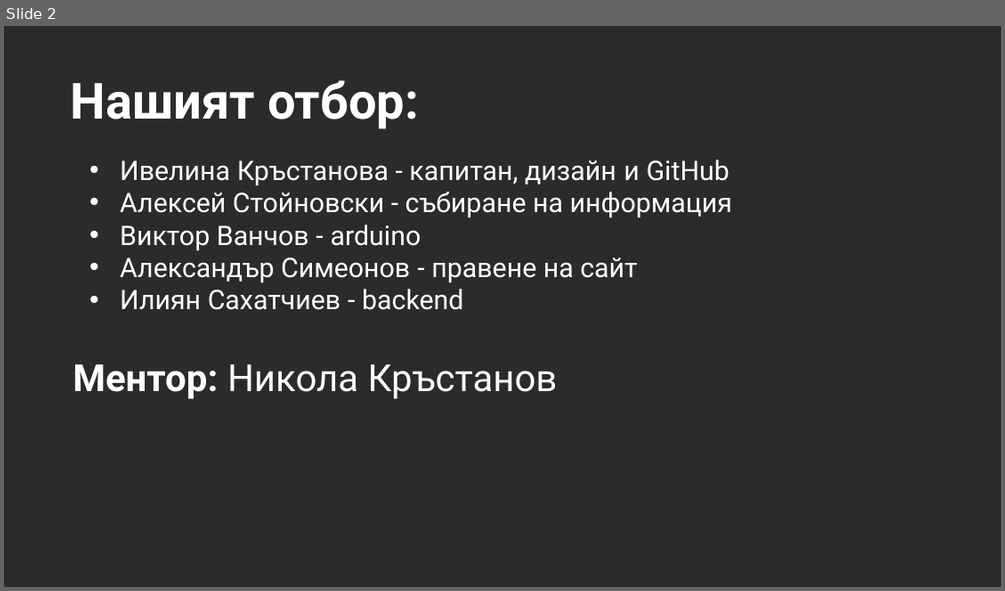
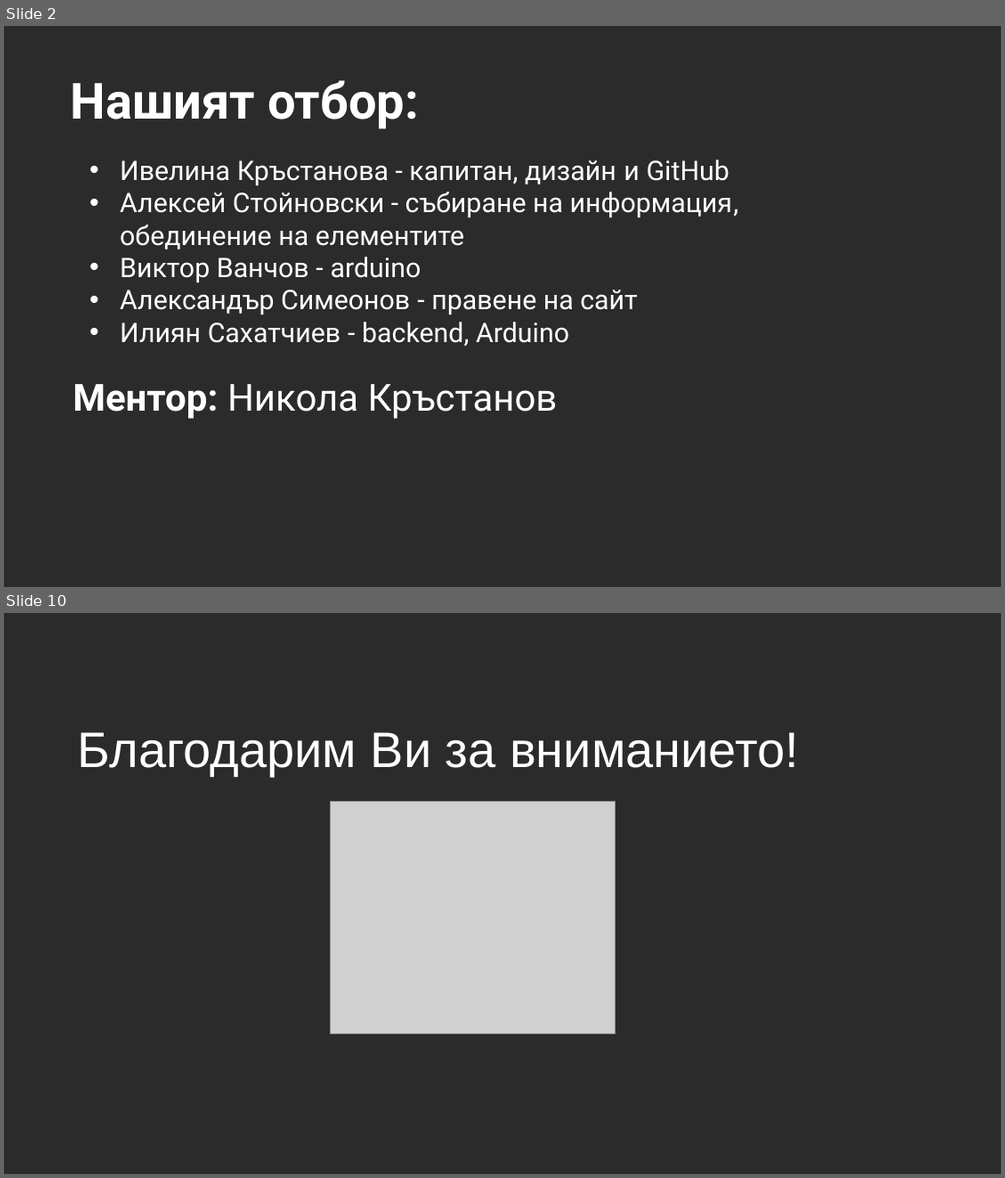
Before and after one commit to VicRattlehead502/Medicine-Man, a slide deck: Prezentaciq.pptx. Shown one above the other, each under a label of ours: slide 2 before the commit, slides 2 and 10 after it; the slides between them are not shown. The pictures are 1005x591 and 1005x1178 pixels, drawn with LibreOffice and Linux fonts; fonts in the diff are those of the drawing; grey boxes stand for pictures; background and template pictures are left out; a plain dark background stands for a picture behind light text. Boxes give left, top, right and bottom in pixels: in the first picture for what was removed or moved away, otherwise in the second. Text is boxed around its words. In the diff, an @@ line names an element or a change of style, - is before the commit and + after.

```diff
--- a/Prezentaciq.pptx
+++ b/Prezentaciq.pptx
@@ slide 10 added at box(4, 613, 1001, 1174), background picture (left out) @@
@@ text added at box(78, 732, 799, 776), 48 pt, text #FFFFFF @@
+Благодарим Ви за вниманието!
@@ picture added at box(330, 802, 615, 1033) @@
@@ slide 2 changed as well @@
@@ text at box(120, 192, 739, 249): text changed @@
-• Алексей Стойновски - събиране на информация
+• Алексей Стойновски - събиране на информация, обединение на елементите
@@ text at box(120, 321, 569, 346): text changed @@
-• Илиян Сахатчиев - backend
+• Илиян Сахатчиев - backend, Arduino
@@ text "Ментор: Никола Кръстанов": place and size @@
-text "Ментор: Никола Кръстанов" at box(73, 364, 558, 399)
+text "Ментор: Никола Кръстанов" at box(73, 384, 558, 418)
```
Also in this commit, not shown: 1 other slide changed, 7 other slides added, 1 slide removed, 1 other file.
